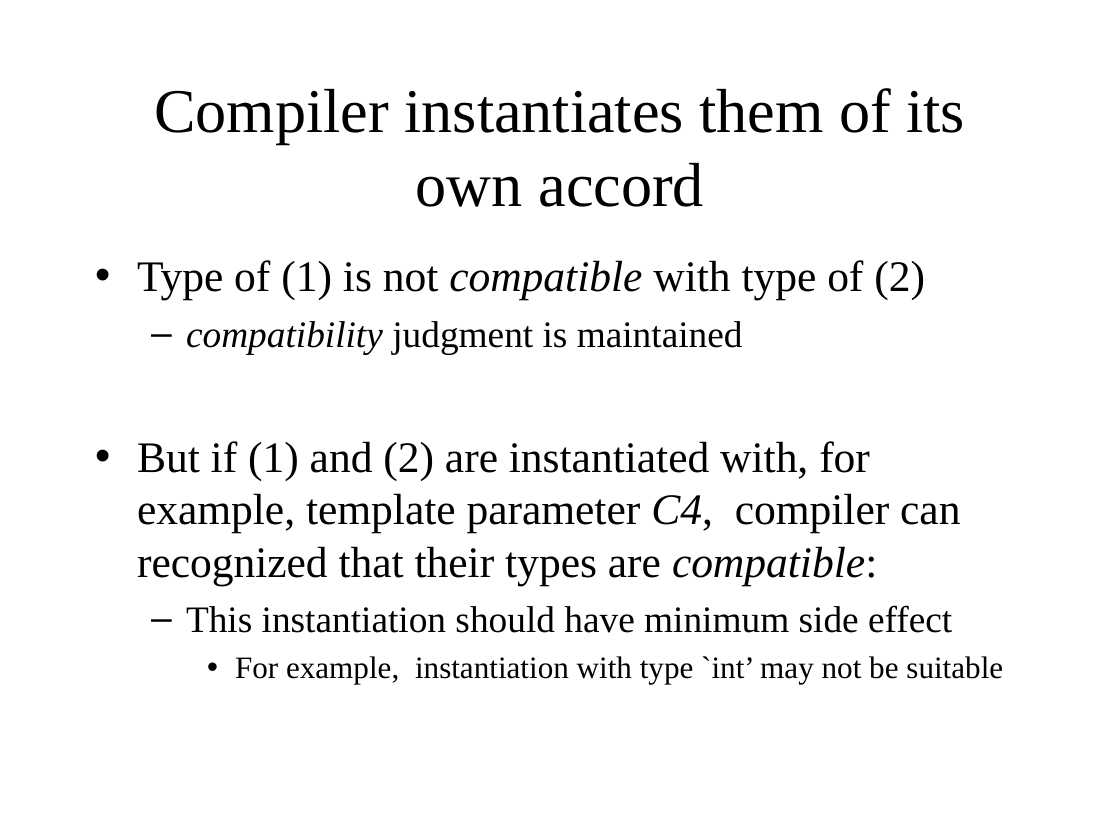
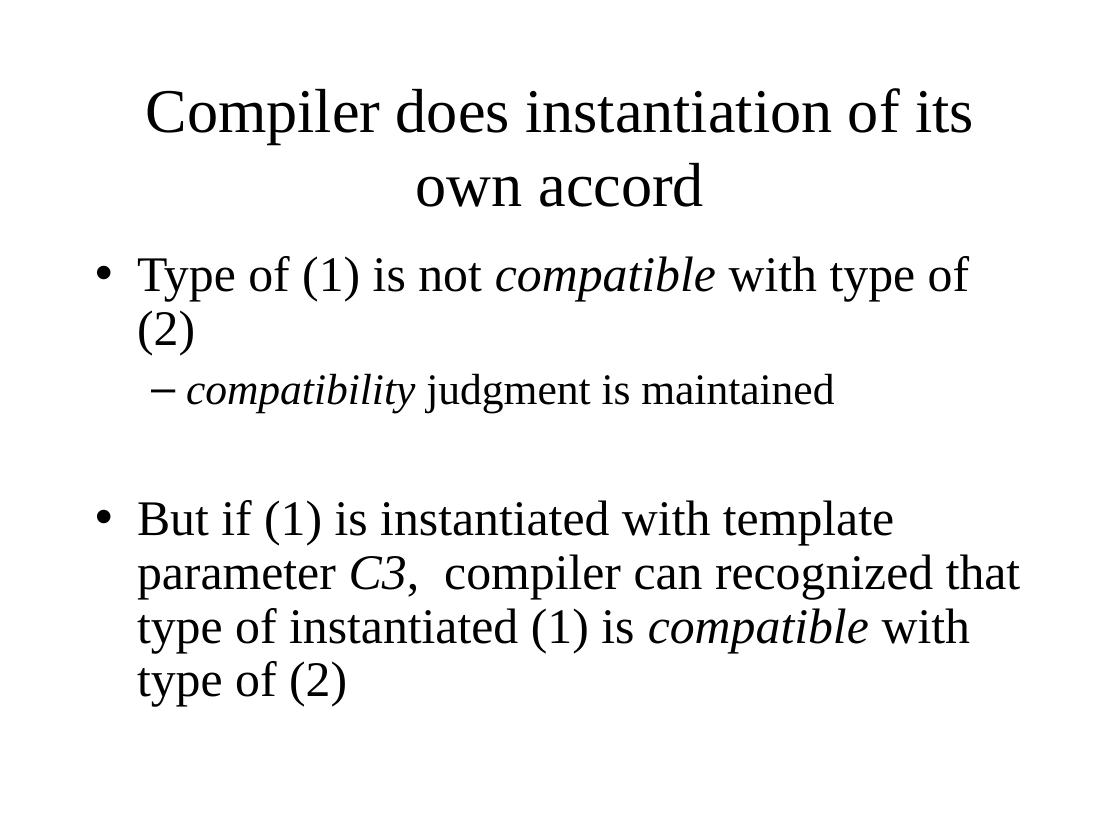
Before and after one commit to KeiHasegawa/cxx_doc, a slide deck: slide 4 of 21_template_compatibility_e.ppt. Drawn at 1120x840 pixels with LibreOffice and Linux fonts; fonts in the diff are those of the drawing. Boxes give left, top, right and bottom in pixels: in the first picture for what was removed or moved away, otherwise in the second. Text is boxed around its words. In the diff, an @@ line names an element or a change of style, - is before the commit and + after.

```diff
--- a/21_template_compatibility_e.ppt
+++ b/21_template_compatibility_e.ppt
@@ title at (146, 88, 974, 207): text changed @@
-Compiler instantiates them of its own accord
+Compiler does instantiation of its own accord
@@ text at (137, 256, 969, 413): size 28 to 32 pt in "Type of (1) is not compatible with ..."; size 24 to 28 pt in "compatibility judgment is maintained"; line spacing 1 to 0.9; more space between paragraphs @@
@@ text at (137, 500, 1021, 707): text changed; size 28 to 32 pt @@
-• But if (1) and (2) are instantiated with, for example, template parameter C4, compiler can recognized that their types are compatible:
-  – This instantiation should have minimum side effect
-    • For example, instantiation with type `int’ may not be suitable
+• But if (1) is instantiated with template parameter C3, compiler can recognized that type of instantiated (1) is compatible with type of (2)
```
Also in this commit, not shown: 1 other slide changed, 3 other files.
